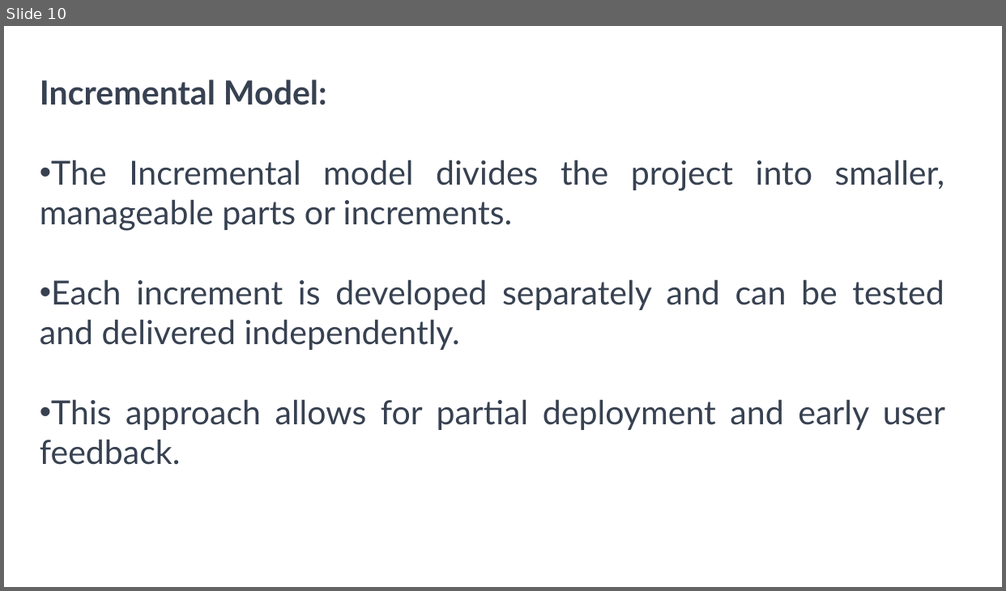
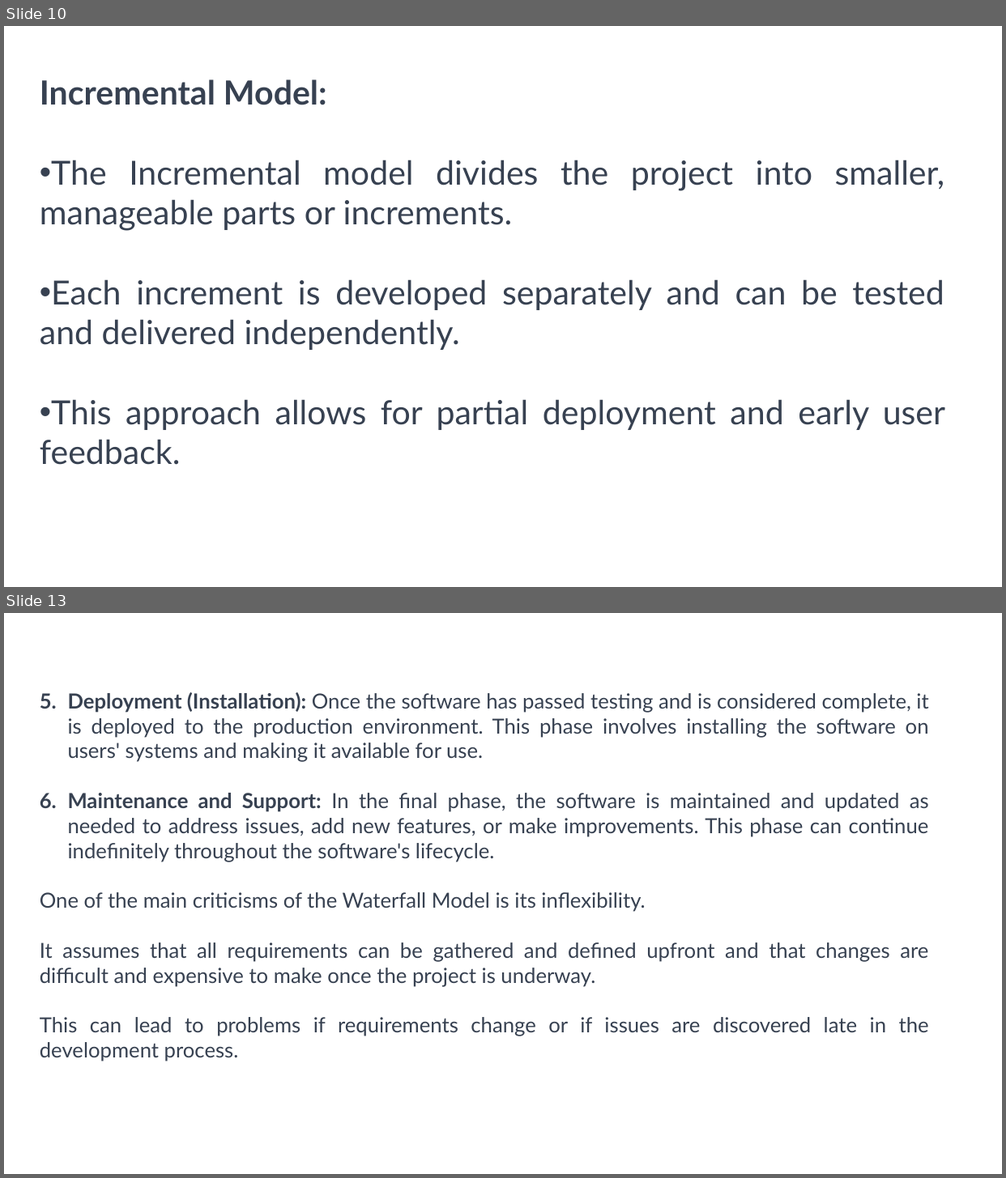
Before and after one commit to reni-varghese/ADP, a slide deck: SDLC Process Models.pptx. Shown one above the other, each under a label of ours: slide 10 before the commit, slides 10 and 13 after it; the slides between them are not shown. The pictures are 1006x591 and 1006x1178 pixels, drawn with LibreOffice and Linux fonts; fonts in the diff are those of the drawing. Boxes give left, top, right and bottom in pixels: in the first picture for what was removed or moved away, otherwise in the second. Text is boxed around its words. In the diff, an @@ line names an element or a change of style, - is before the commit and + after.

```diff
--- a/SDLC Process Models.pptx
+++ b/SDLC Process Models.pptx
@@ slide 13 added at (4,613,1002,1174), background #FFFFFF @@
@@ text added at (40,692,929,1062), 20 pt, text #374151 @@
+5. Deployment (Installation): Once the software has passed testing and is considered complete, it is deployed to the production environment. This phase involves installing the software on users' systems and making it available for use.
+6. Maintenance and Support: In the final phase, the software is maintained and updated as needed to address issues, add new features, or make improvements. This phase can continue indefinitely throughout the software's lifecycle.
+One of the main criticisms of the Waterfall Model is its inflexibility.
+It assumes that all requirements can be gathered and defined upfront and that changes are difficult and expensive to make once the project is underway.
+This can lead to problems if requirements change or if issues are discovered late in the development process.
```
Also in this commit, not shown: 3 other slides added, 7 slides removed.
